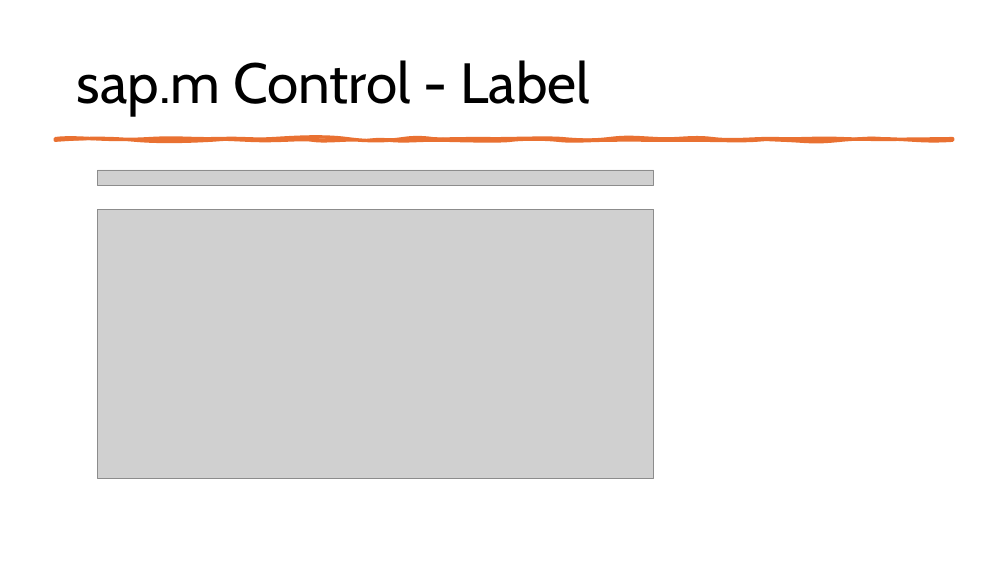
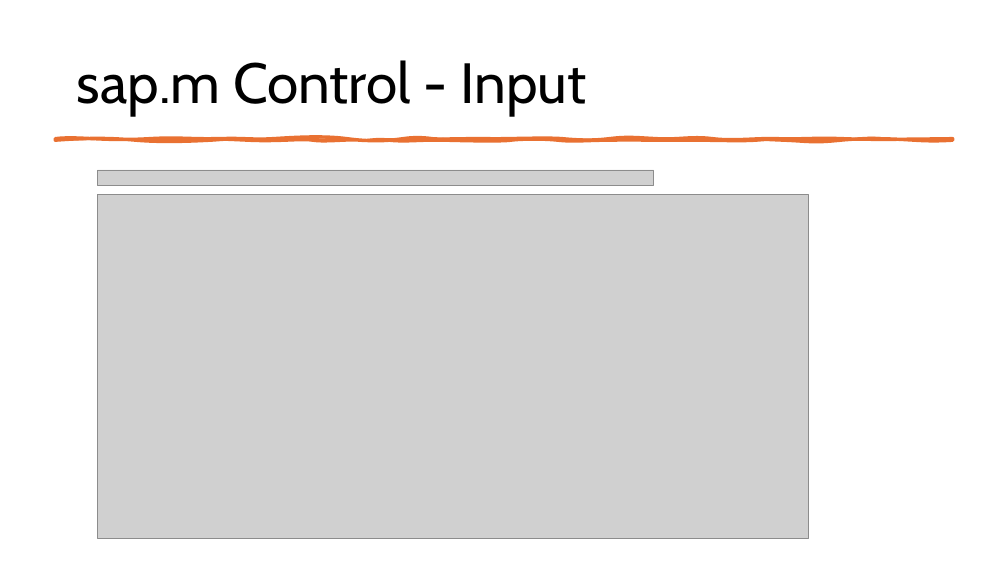
Before and after one commit to MatLange/Schulung-SAPUI5-und-Fiori, a slide deck: slide 27 of Tag02_SAPUI5-Fiori_DE.pptx. Drawn at 1008x567 pixels with LibreOffice and Linux fonts; fonts in the diff are those of the drawing; grey boxes stand for pictures. Boxes give left, top, right and bottom in pixels: in the first picture for what was removed or moved away, otherwise in the second. Text is boxed around its words. In the diff, an @@ line names an element or a change of style, - is before the commit and + after.

```diff
--- a/Tag02_SAPUI5-Fiori_DE.pptx
+++ b/Tag02_SAPUI5-Fiori_DE.pptx
@@ title at (77,60,586,116): text changed @@
-sap.m Control - Label
+sap.m Control - Input
@@ picture: place and size @@
-picture at (98,209,654,479)
+picture at (98,194,808,539)
```
Also in this commit, not shown: 17 other slides changed, 1 slide added.
